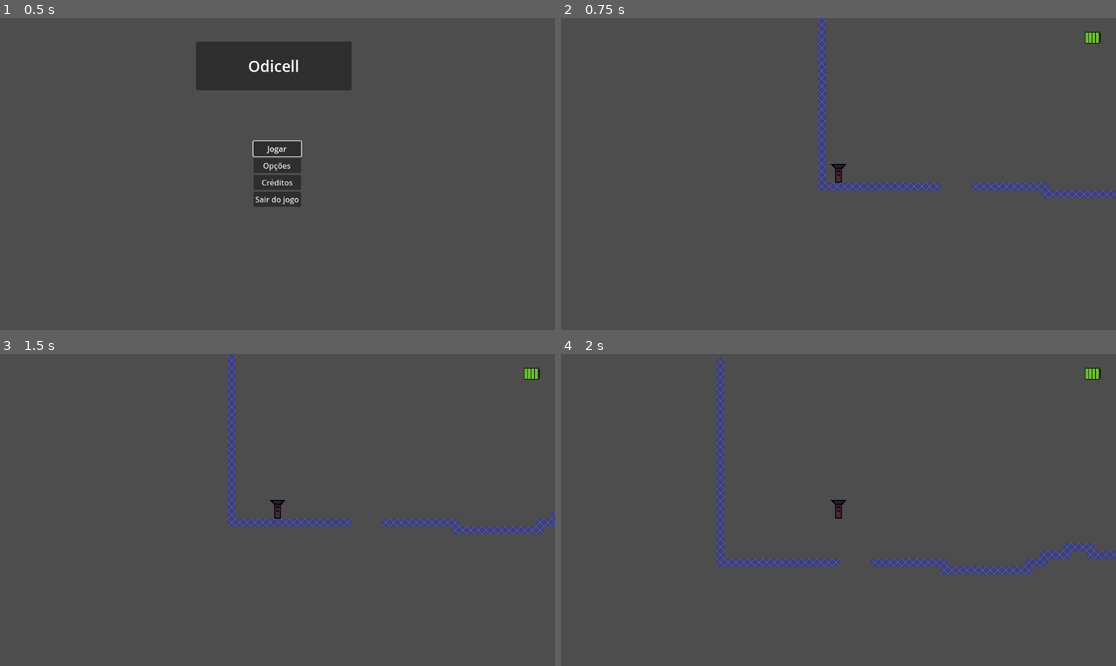
Above: before the commit, frames 1-4 (two rows, left to right).
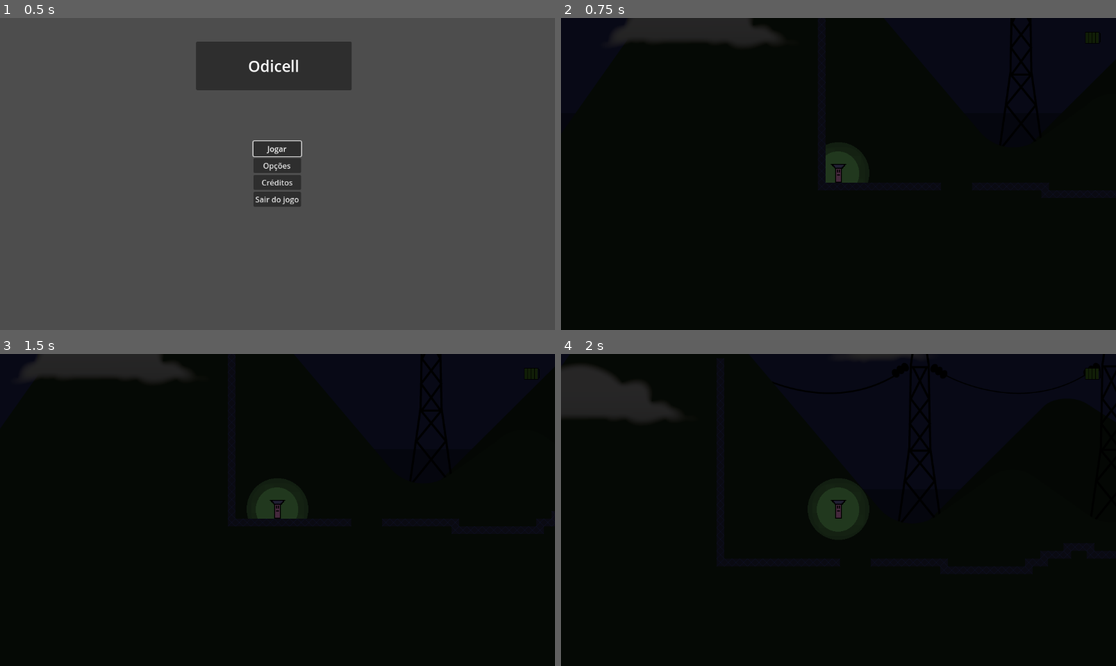
Above: after the commit, the same moments.

Repository: qfaxas/alpha_odicell
Game: Godot game, scene res://cenas/menu_principal.tscn
Same seed, same stepped clock (60 frames per second), same inputs: the game is played once before the commit and once after it.
Inputs:
- Up to frame 1 (0.5 s): no input
- Up to frame 2 (0.75 s): click "Jogar" at 0.5 s
- Up to frame 3 (1.5 s): tap Enter at 1.25 s; hold D (right) from 1.28 s (still down)
- Up to frame 4 (2 s): keep holding D (right); tap Space (jump) at 1.52 s

Frame 1 is identical in both runs. In frame 2, 100% of the frame differs, in the area x 0-100%, y 0-100%; in frame 3, 100%; in frame 4, 100%.

Commit message:
luzes iniciais

Diff:
--- a/cenas/fase_1.tscn
+++ b/cenas/fase_1.tscn
@@ -1,24 +1,55 @@
-[gd_scene load_steps=31 format=3 uid="uid://ct3uhu1nqdoif"]
+[gd_scene load_steps=41 format=3 uid="uid://ct3uhu1nqdoif"]
 
 [ext_resource type="Script" path="res://scripts/fase_1.gd" id="1_4pemp"]
 [ext_resource type="Texture2D" uid="uid://ex2kbiik2r6f" path="res://assets/arte/tileset_melhor.png" id="1_m7cyb"]
 [ext_resource type="PackedScene" uid="uid://c3so6flpnqijv" path="res://cenas/personagem_principal.tscn" id="2_k5bws"]
+[ext_resource type="Texture2D" uid="uid://bnj6exqhbiuvt" path="res://assets/arte/fundo.png" id="2_s2rj0"]
 [ext_resource type="Script" path="res://scripts/personagem_principal.gd" id="3_yv432"]
 [ext_resource type="PackedScene" uid="uid://cgyudj2f6k7vh" path="res://cenas/quadrado_morte.tscn" id="4_qnqvr"]
 [ext_resource type="PackedScene" uid="uid://clf3apiofsvp6" path="res://cenas/plataforma.tscn" id="5_4mp1v"]
 [ext_resource type="PackedScene" uid="uid://dxq8hch18qwm6" path="res://cenas/menu_pause.tscn" id="6_1m1bv"]
 
+[sub_resource type="OccluderPolygon2D" id="OccluderPolygon2D_8rf0v"]
+polygon = PackedVector2Array(-8, -8, 8, -8, 8, 8, -8, 8)
+
+[sub_resource type="OccluderPolygon2D" id="OccluderPolygon2D_weqgl"]
+polygon = PackedVector2Array(-8, -8, 8, -8, 8, 8, -8, 8)
+
+[sub_resource type="OccluderPolygon2D" id="OccluderPolygon2D_6lddb"]
+polygon = PackedVector2Array(-8, -8, 8, -8, 8, 8, -8, 8)
+
+[sub_resource type="OccluderPolygon2D" id="OccluderPolygon2D_585fv"]
+polygon = PackedVector2Array(-8, -8, 8, -8, 8, 8, -8, 8)
+
+[sub_resource type="OccluderPolygon2D" id="OccluderPolygon2D_wt6o7"]
+polygon = PackedVector2Array(-8, -8, 8, -8, 8, 8, -8, 8)
+
+[sub_resource type="OccluderPolygon2D" id="OccluderPolygon2D_rxg7m"]
+polygon = PackedVector2Array(-8, -8, 8, -8, 8, 8, -8, 8)
+
+[sub_resource type="OccluderPolygon2D" id="OccluderPolygon2D_qaroa"]
+polygon = PackedVector2Array(-8, -8, 8, -8, 8, 8, -8, 8)
+
+[sub_resource type="OccluderPolygon2D" id="OccluderPolygon2D_sfses"]
+polygon = PackedVector2Array(-8, -8, 8, -8, 8, 8, -8, 8)
+
+[sub_resource type="OccluderPolygon2D" id="OccluderPolygon2D_b1hua"]
+polygon = PackedVector2Array(-8, -8, 8, -8, 8, 8, -8, 8)
+
 [sub_resource type="TileSetAtlasSource" id="TileSetAtlasSource_8xr7i"]
 texture = ExtResource("1_m7cyb")
 0:0/0 = 0
+0:0/0/occlusion_layer_0/polygon = SubResource("OccluderPolygon2D_8rf0v")
 0:0/0/physics_layer_0/linear_velocity = Vector2(0, 0)
 0:0/0/physics_layer_0/angular_velocity = 0.0
 0:0/0/physics_layer_0/polygon_0/points = PackedVector2Array(-8, -8, 8, -8, 8, 8, -8, 8)
 1:0/0 = 0
+1:0/0/occlusion_layer_0/polygon = SubResource("OccluderPolygon2D_585fv")
 1:0/0/physics_layer_0/linear_velocity = Vector2(0, 0)
 1:0/0/physics_layer_0/angular_velocity = 0.0
 1:0/0/physics_layer_0/polygon_0/points = PackedVector2Array(-8, -8, 8, -8, 8, 8, -8, 8)
 2:0/0 = 0
+2:0/0/occlusion_layer_0/polygon = SubResource("OccluderPolygon2D_qaroa")
 2:0/0/physics_layer_0/linear_velocity = Vector2(0, 0)
 2:0/0/physics_layer_0/angular_velocity = 0.0
 2:0/0/physics_layer_0/polygon_0/points = PackedVector2Array(-8, -8, 8, -8, 8, 8, -8, 8)
@@ -26,31 +57,40 @@
 4:0/0/physics_layer_0/linear_velocity = Vector2(0, 0)
 4:0/0/physics_layer_0/angular_velocity = 0.0
 0:1/0 = 0
+0:1/0/occlusion_layer_0/polygon = SubResource("OccluderPolygon2D_weqgl")
 0:1/0/physics_layer_0/linear_velocity = Vector2(0, 0)
 0:1/0/physics_layer_0/angular_velocity = 0.0
 0:1/0/physics_layer_0/polygon_0/points = PackedVector2Array(-8, -8, 8, -8, 8, 8, -8, 8)
 1:1/0 = 0
+1:1/0/occlusion_layer_0/polygon = SubResource("OccluderPolygon2D_wt6o7")
 1:1/0/physics_layer_0/linear_velocity = Vector2(0, 0)
 1:1/0/physics_layer_0/angular_velocity = 0.0
 1:1/0/physics_layer_0/polygon_0/points = PackedVector2Array(-8, -8, 8, -8, 8, 8, -8, 8)
 2:1/0 = 0
+2:1/0/occlusion_layer_0/polygon = SubResource("OccluderPolygon2D_sfses")
 2:1/0/physics_layer_0/linear_velocity = Vector2(0, 0)
 2:1/0/physics_layer_0/angular_velocity = 0.0
 2:1/0/physics_layer_0/polygon_0/points = PackedVector2Array(-8, -8, 8, -8, 8, 8, -8, 8)
 0:2/0 = 0
+0:2/0/occlusion_layer_0/polygon = SubResource("OccluderPolygon2D_6lddb")
 0:2/0/physics_layer_0/linear_velocity = Vector2(0, 0)
 0:2/0/physics_layer_0/angular_velocity = 0.0
 0:2/0/physics_layer_0/polygon_0/points = PackedVector2Array(-8, -8, 8, -8, 8, 8, -8, 8)
 1:2/0 = 0
+1:2/0/occlusion_layer_0/polygon = SubResource("OccluderPolygon2D_rxg7m")
 1:2/0/physics_layer_0/linear_velocity = Vector2(0, 0)
 1:2/0/physics_layer_0/angular_velocity = 0.0
 1:2/0/physics_layer_0/polygon_0/points = PackedVector2Array(-8, -8, 8, -8, 8, 8, -8, 8)
 2:2/0 = 0
+2:2/0/occlusion_layer_0/polygon = SubResource("OccluderPolygon2D_b1hua")
 2:2/0/physics_layer_0/linear_velocity = Vector2(0, 0)
 2:2/0/physics_layer_0/angular_velocity = 0.0
 2:2/0/physics_layer_0/polygon_0/points = PackedVector2Array(-8, -8, 8, -8, 8, 8, -8, 8)
 
 [sub_resource type="TileSet" id="TileSet_yufic"]
+uv_clipping = true
+occlusion_layer_0/light_mask = 1
+occlusion_layer_0/sdf_collision = true
 physics_layer_0/collision_layer = 1
 sources/0 = SubResource("TileSetAtlasSource_8xr7i")
 
@@ -322,6 +362,75 @@
 
 [node name="fase1" type="Node2D"]
 script = ExtResource("1_4pemp")
+
+[node name="fundo1" type="TextureRect" parent="."]
+texture_filter = 1
+texture_repeat = 2
+anchors_preset = 15
+anchor_right = 1.0
+anchor_bottom = 1.0
+offset_left = -2759.0
+offset_top = -796.0
+offset_right = 453.0
+offset_bottom = 575.0
+grow_horizontal = 2
+grow_vertical = 2
+texture = ExtResource("2_s2rj0")
+
+[node name="fundo2" type="TextureRect" parent="."]
+texture_filter = 1
+anchors_preset = 15
+anchor_right = 1.0
+anchor_bottom = 1.0
+offset_left = 450.0
+offset_top = -802.0
+offset_right = 3662.0
+offset_bottom = 569.0
+grow_horizontal = 2
+grow_vertical = 2
+texture = ExtResource("2_s2rj0")
+
+[node name="fundo3" type="TextureRect" parent="."]
+texture_filter = 1
+anchors_preset = 15
+anchor_right = 1.0
+anchor_bottom = 1.0
+offset_left = 3643.0
+offset_top = -798.0
+offset_right = 6855.0
+offset_bottom = 573.0
+grow_horizontal = 2
+grow_vertical = 2
+texture = ExtResource("2_s2rj0")
+
+[node name="fundo4" type="TextureRect" parent="."]
+texture_filter = 1
+anchors_preset = 15
+anchor_right = 1.0
+anchor_bottom = 1.0
+offset_left = 6850.0
+offset_top = -798.0
+offset_right = 10062.0
+offset_bottom = 573.0
+grow_horizontal = 2
+grow_vertical = 2
+texture = ExtResource("2_s2rj0")
+
+[node name="fundo5" type="TextureRect" parent="."]
+texture_filter = 1
+anchors_preset = 15
+anchor_right = 1.0
+anchor_bottom = 1.0
+offset_left = 10050.0
+offset_top = -794.0
+offset_right = 13262.0
+offset_bottom = 577.0
+grow_horizontal = 2
+grow_vertical = 2
+texture = ExtResource("2_s2rj0")
+
+[node name="CanvasModulate" type="CanvasModulate" parent="."]
+color = Color(0.158472, 0.158472, 0.158472, 1)
 
 [node name="Personagem_principal" parent="." instance=ExtResource("2_k5bws")]
 position = Vector2(-2151, -4)
--- a/cenas/personagem_principal.tscn
+++ b/cenas/personagem_principal.tscn
@@ -1,9 +1,10 @@
-[gd_scene load_steps=6 format=3 uid="uid://c3so6flpnqijv"]
+[gd_scene load_steps=7 format=3 uid="uid://c3so6flpnqijv"]
 
 [ext_resource type="Texture2D" uid="uid://x5am5mog1v2d" path="res://assets/arte/lanterna.png" id="1_sp3t6"]
 [ext_resource type="Texture2D" uid="uid://ditnc4ixywcge" path="res://assets/arte/bateria_cheia.png" id="2_bv4xw"]
 [ext_resource type="AudioStream" uid="uid://dgy55wxhbr8hh" path="res://assets/sfx/Movimentacao/jump.wav" id="3_jbw6n"]
 [ext_resource type="AudioStream" uid="uid://b7qdpjhwe1pi5" path="res://assets/sfx/Movimentacao/step.wav" id="4_bcfcs"]
+[ext_resource type="Texture2D" uid="uid://beqwmkurya7bl" path="res://assets/arte/luz_teste.png" id="5_ry107"]
 
 [sub_resource type="RectangleShape2D" id="RectangleShape2D_0xoje"]
 size = Vector2(19, 39)
@@ -32,3 +33,8 @@
 
 [node name="Passo" type="AudioStreamPlayer" parent="."]
 stream = ExtResource("4_bcfcs")
+
+[node name="PointLight2D" type="PointLight2D" parent="."]
+blend_mode = 2
+shadow_enabled = true
+texture = ExtResource("5_ry107")
Binary file added: assets/arte/luz_teste.png
Not shown, added: assets/arte/luz_teste.png.import
